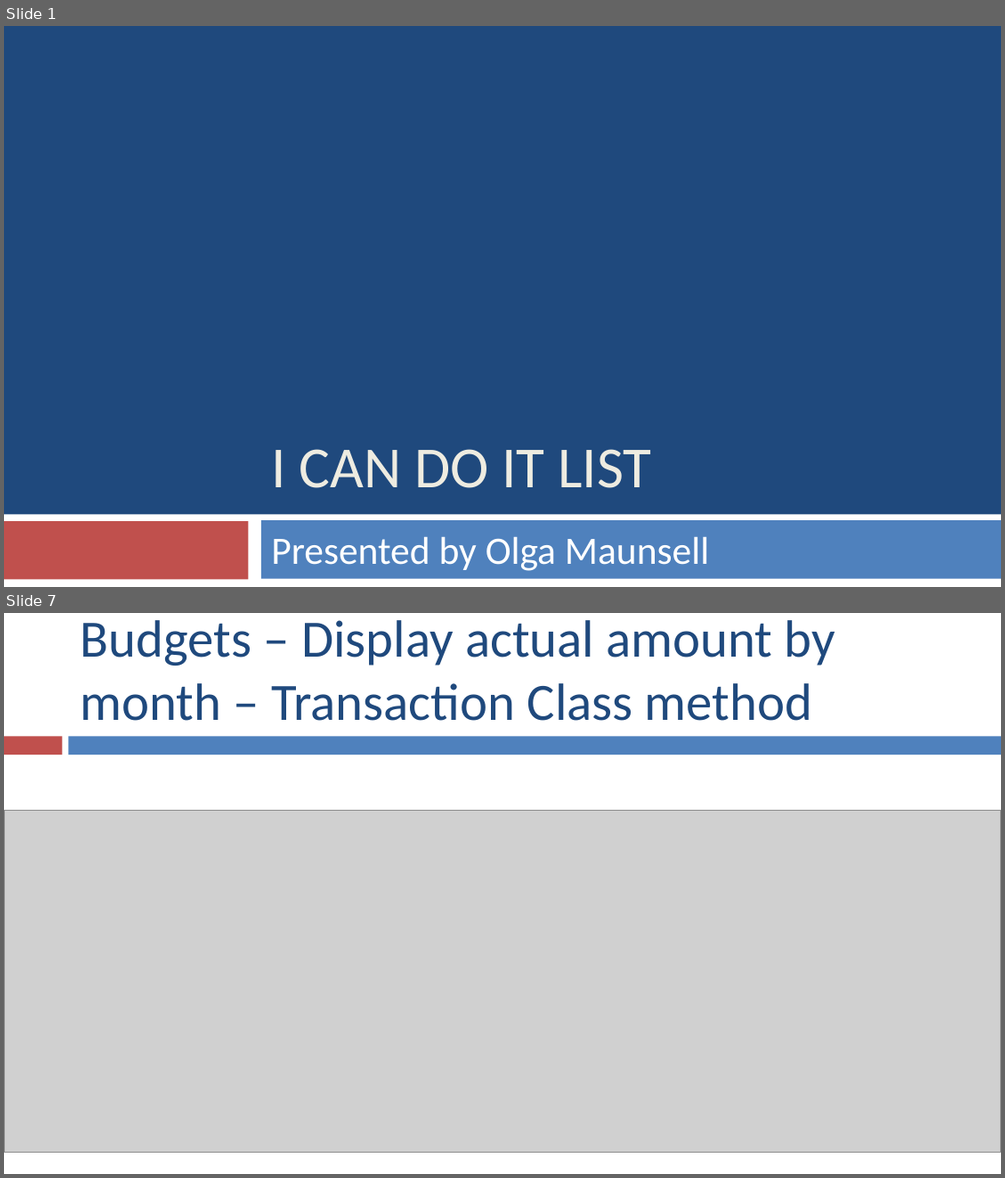
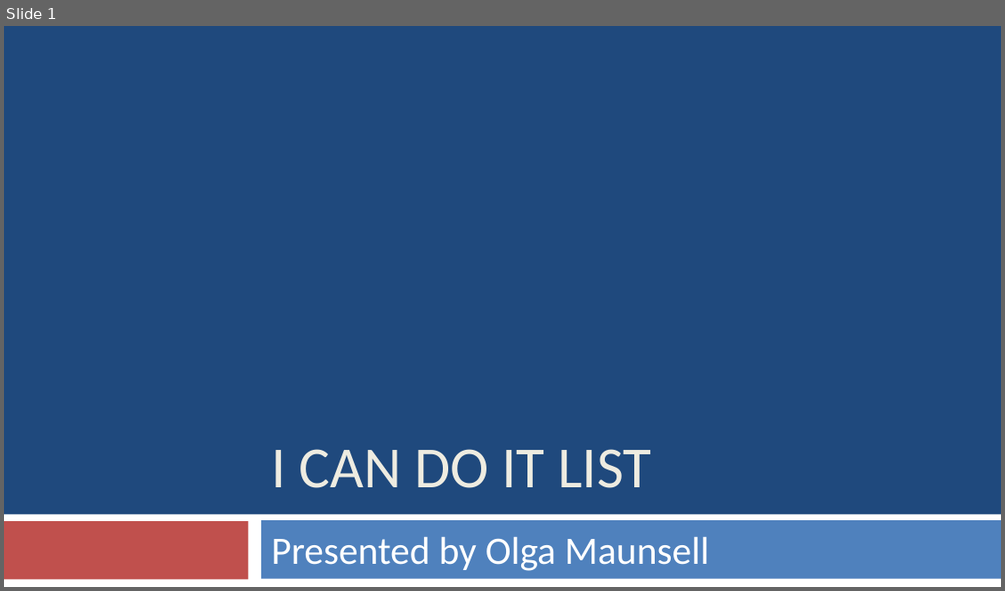
Before and after one commit to olgamaunsell/ICanDoItList-Java-Android-App, a slide deck: I Can Do It List Presentation.pptx. Shown one above the other, each under a label of ours: slides 1 and 7 before the commit, slide 1 after it; the slides between them are not shown. The pictures are 1005x1178 and 1005x591 pixels, drawn with LibreOffice and Linux fonts; fonts in the diff are those of the drawing; grey boxes stand for pictures. Boxes give left, top, right and bottom in pixels: in the first picture for what was removed or moved away, otherwise in the second. Text is boxed around its words. In the diff, an @@ line names an element or a change of style, - is before the commit and + after.

```diff
--- a/I Can Do It List Presentation.pptx
+++ b/I Can Do It List Presentation.pptx
@@ slide 7 removed at (x1=4, y1=613, x2=1001, y2=1174), background #FFFFFF @@
@@ title removed at (x1=81, y1=620, x2=835, y2=721) @@
-Budgets – Display actual amount by month – Transaction Class method
@@ rectangle removed at (x1=4, y1=737, x2=62, y2=755) @@
@@ rectangle removed at (x1=69, y1=737, x2=1001, y2=755) @@
@@ picture removed at (x1=4, y1=811, x2=1001, y2=1152) @@
```
Also in this commit, not shown: 6 slides changed, 5 slides added, 2 other slides removed, 3 other files.
